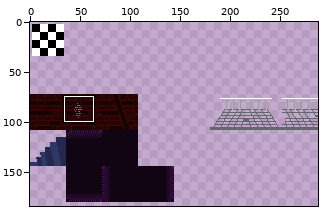
Sprite sheet -- prjVenomBite/tilesets/buildingTiles/output_tileset.png. Above: a wide view before the commit, with the close-up outlined.
Close-up. As it was:
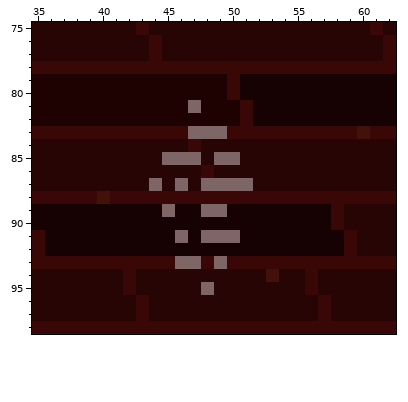
The file is 288x288 pixels. Colours within 5 levels of each other are drawn and written as one. Shown: x 35..62, y 75..98. The wide view leaves out empty margins.
After the commit:
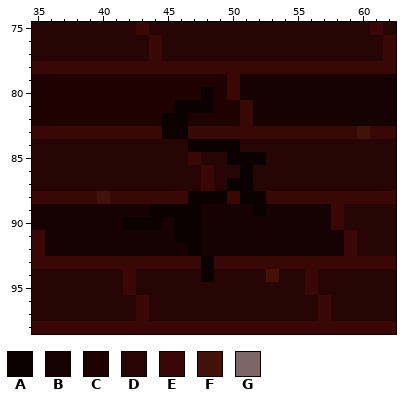
Palette (. is transparent): A #0c0101  B #160202  C #1e0101  D #280505  E #3a0707  F #42120a  G #7f6666
From old to new:
y 80: x 48 C -> A
y 81: x 46..48 CGC -> AAA
y 82: x 45..46 CC -> AA
y 83: x 45..49 EEGGG -> AAEEE
y 84: x 47..50 EDDD -> AAAA
y 85: x 45..47 GGG -> DDE; x 49..52 GGDD -> DAAA
y 86: x 51 D -> A
y 87: x 44 G -> D; x 46 G -> D; x 48..51 GGGG -> EDAA
y 88: x 47..49 EEE -> AAA; x 51..52 EE -> AA
y 89: x 44..49 BGBBGG -> AAAABB; x 52 B -> A
y 90: x 42..44 BBB -> AAA; x 46..47 BB -> AA
y 91: x 46..50 GBGGG -> AABBB
y 92: x 47 B -> A
y 93: x 46..49 GGEG -> EEAE
y 94: x 48 D -> A
y 95: x 48 G -> D
Boxes around the changes in both close-ups, in picture pixels (x1, y1, x2, y2):
changed: (123, 87, 266, 295)
